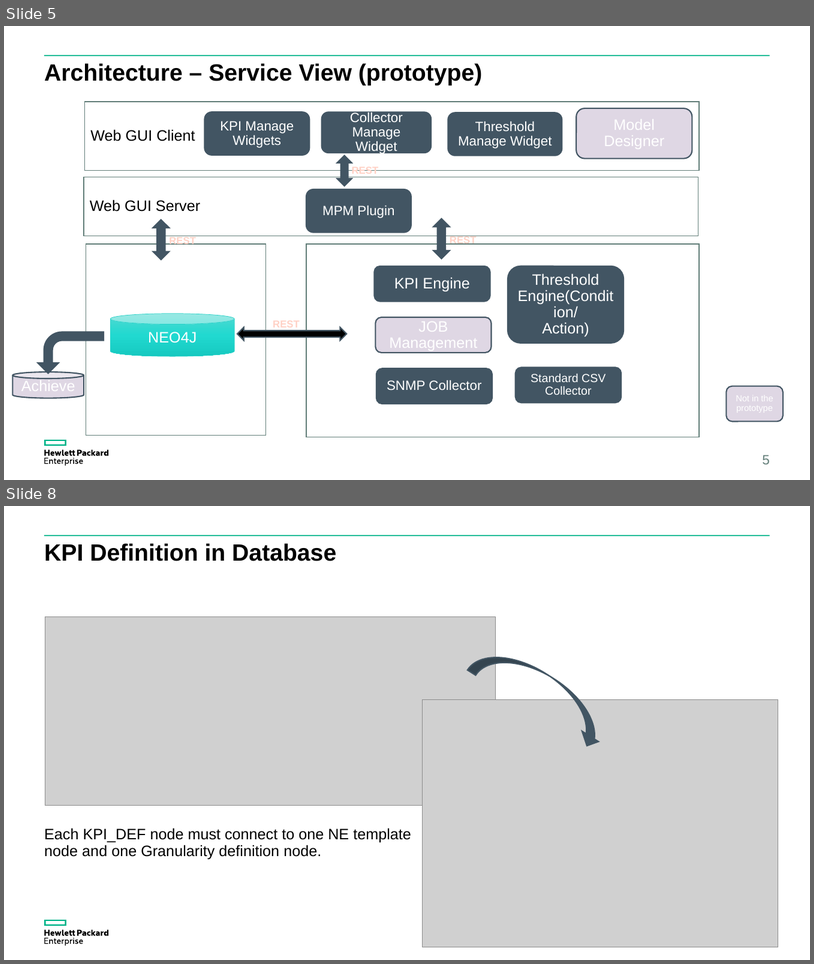
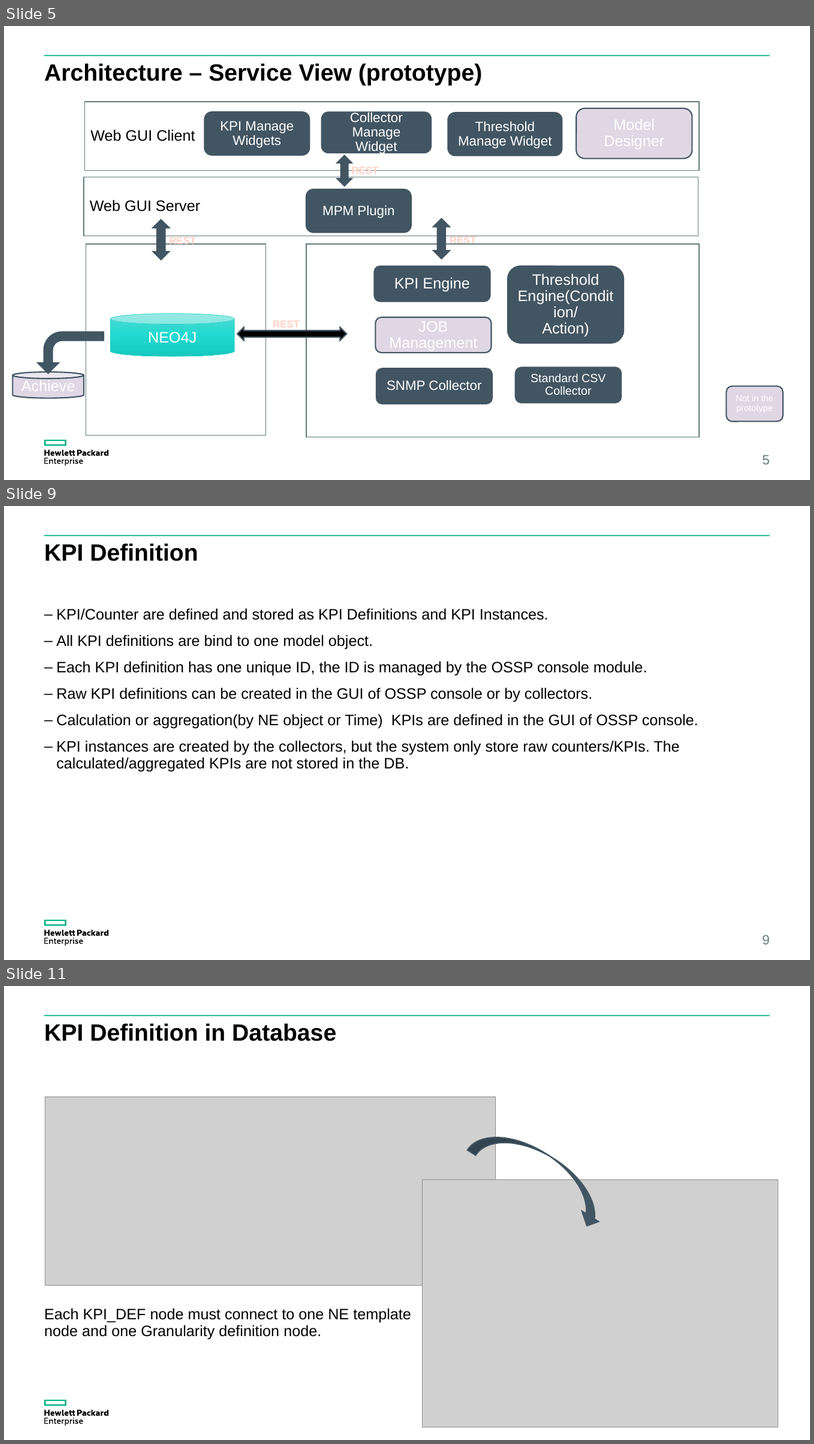
Before and after one commit to yzgang76/MPM, a slide deck: doc/OSSP V2.pptx. Shown one above the other, each under a label of ours: slides 5 and 8 before the commit, slides 5, 9 and 11 after it; the slides between them are not shown. The pictures are 814x964 and 814x1444 pixels, drawn with LibreOffice and Linux fonts; fonts in the diff are those of the drawing; grey boxes stand for pictures. Boxes give left, top, right and bottom in pixels: in the first picture for what was removed or moved away, otherwise in the second. Text is boxed around its words. In the diff, an @@ line names an element or a change of style, - is before the commit and + after.

Commit message:
ossp

```diff
--- a/doc/OSSP V2.pptx
+++ b/doc/OSSP V2.pptx
@@ slide 9 added at <box>4,506,810,960</box>, background #FFFFFF; not listed: 3 template elements that a slide beside it also shows @@
@@ title added at <box>44,543,198,561</box>, 28 pt, text #000000, bold @@
+KPI Definition
@@ text added at <box>56,608,699,771</box>, 18 pt, text #000000 @@
+– KPI/Counter are defined and stored as KPI Definitions and KPI Instances.
+– All KPI definitions are bind to one model object.
+– Each KPI definition has one unique ID, the ID is managed by the OSSP console module.
+– Raw KPI definitions can be created in the GUI of OSSP console or by collectors.
+– Calculation or aggregation(by NE object or Time) KPIs are defined in the GUI of OSSP console.
+– KPI instances are created by the collectors, but the system only store raw counters/KPIs. The calculated/aggregated KPIs are not stored in the DB.
@@ page number added at <box>762,934,770,944</box>, 16 pt, text #617D78 @@
+9
@@ what was slide 8 is now slide 11 @@
```
Also in this commit, not shown: 5 slides changed, 5 other slides added.
